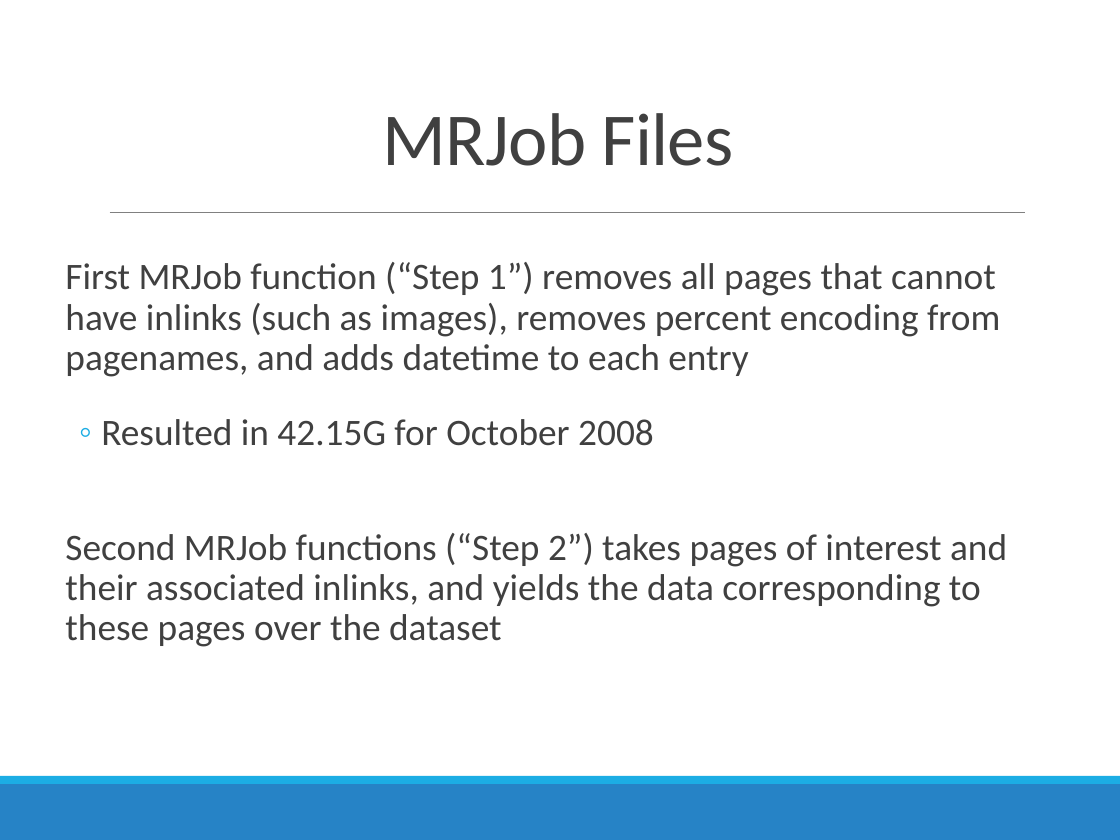
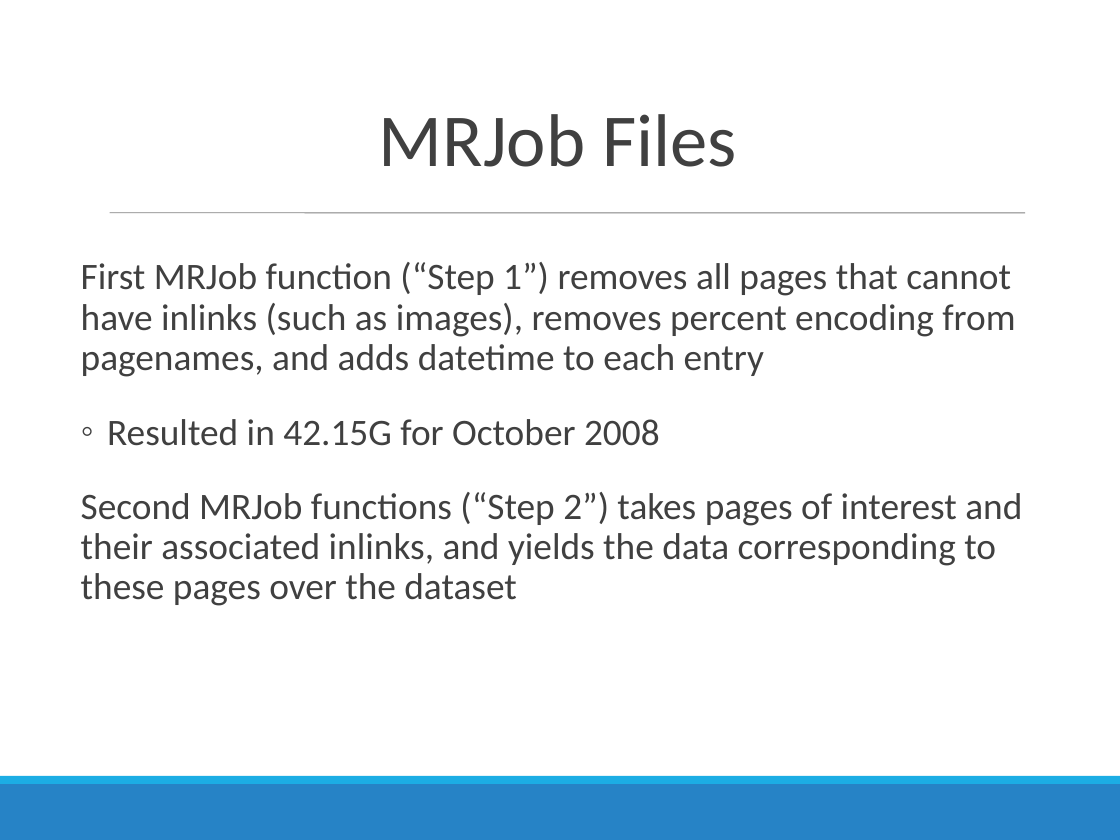
Before and after one commit to shugamoe/cs123_wiki_proj, a slide deck: slide 7 of CS123 Wikipedia Data Project.pptx. Drawn at 1120x840 pixels with LibreOffice and Linux fonts; fonts in the diff are those of the drawing. Boxes give left, top, right and bottom in pixels: in the first picture for what was removed or moved away, otherwise in the second. Text is boxed around its words. In the diff, an @@ line names an element or a change of style, - is before the commit and + after.

```diff
--- a/CS123 Wikipedia Data Project.pptx
+++ b/CS123 Wikipedia Data Project.pptx
@@ text "MRJob Files" at box(379, 114, 737, 167): letter spacing -0.5 to 0 pt; line spacing 0.85 to 1 @@
@@ line (110, 213) - (1025, 213): stroke #808080 0.5 pt to #808080 0.51 pt @@
@@ text "First MRJob function (“Step 1”) ..." at box(81, 262, 1022, 606): indent changed; less space between paragraphs; line spacing 0.9 to 1 @@
```
Also in this commit, not shown: 7 other slides changed, 1 slide added, 1 slide removed, 3 other files.
